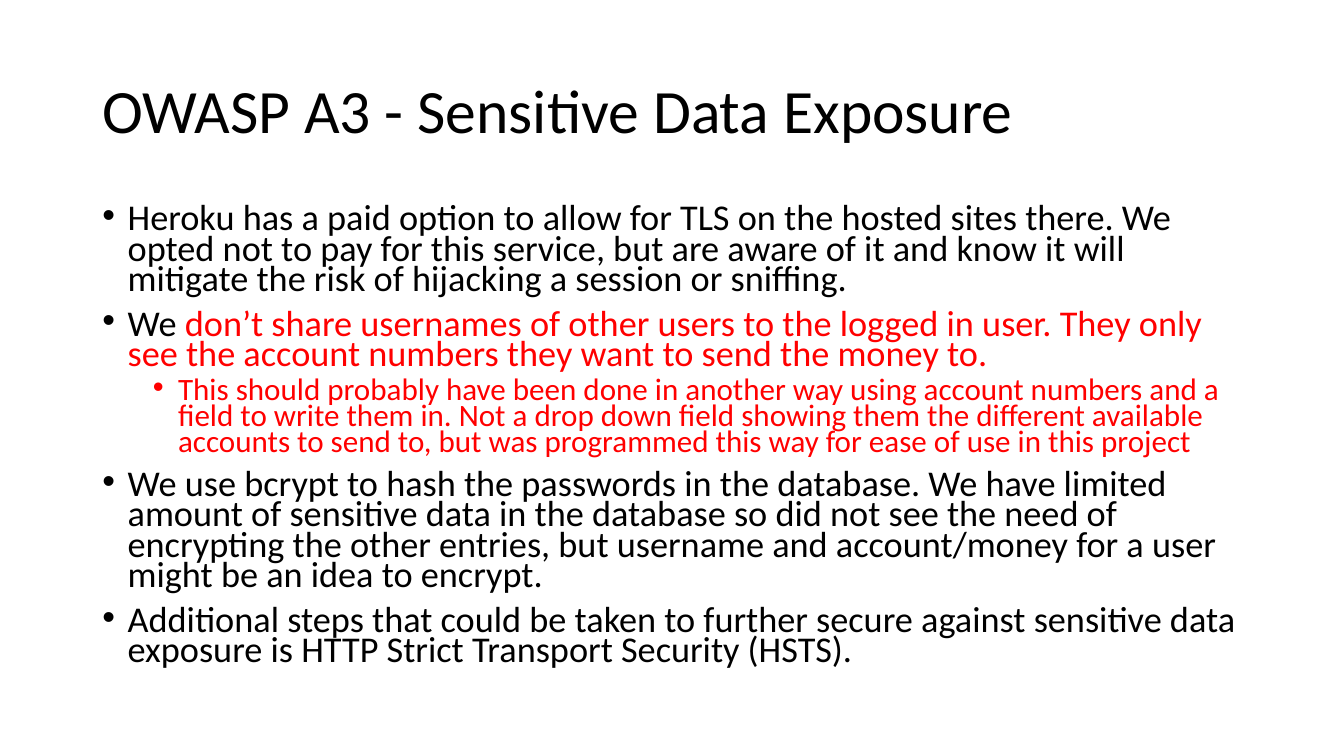
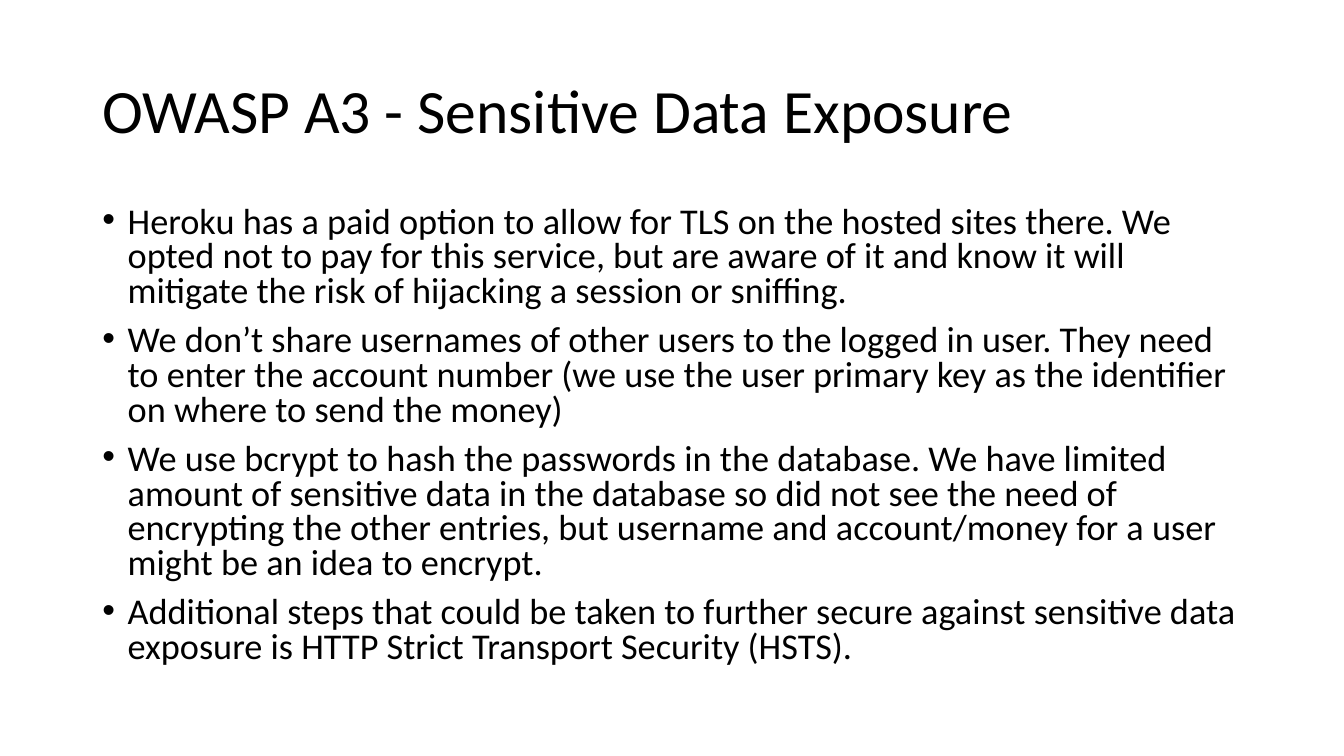
Before and after one commit to jkunnas58/dat250_netbank_fall_2020, a slide deck: slide 13 of Project_report_group_9.pptx. Drawn at 1344x756 pixels with LibreOffice and Linux fonts; fonts in the diff are those of the drawing. Boxes give left, top, right and bottom in pixels: in the first picture for what was removed or moved away, otherwise in the second. Text is boxed around its words. In the diff, an @@ line names an element or a change of style, - is before the commit and + after.

```diff
--- a/Project_report_group_9.pptx
+++ b/Project_report_group_9.pptx
@@ text at [128, 208, 1235, 665]: line spacing 0.7 to 0.8 @@
@@ text at [128, 326, 1226, 428]: text changed; size 22.2 to 25.9 pt; text colour #FF0000 to #000000 @@
-• We don’t share usernames of other users to the logged in user. They only see the account numbers they want to send the money to.
-  • This should probably have been done in another way using account numbers and a field to write them in. Not a drop down field showing them the different available accounts to send to, but was programmed this way for ease of use in this project
+• We don’t share usernames of other users to the logged in user. They need to enter the account number (we use the user primary key as the identifier on where to send the money)
```
Also in this commit, not shown: 12 other slides changed, 2 other files.
